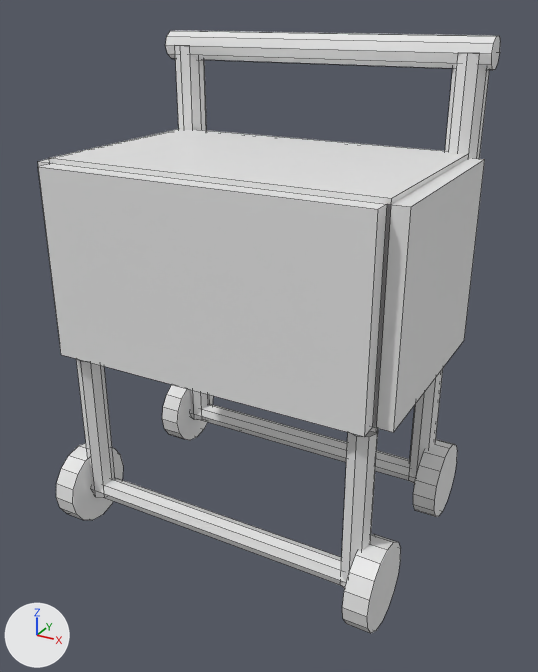
One commit to the FBX model assets/items/Shopping Cart.fbx: the scene before it, then after it.
Both versions are drawn from a camera (50 mm lens) standing at (1.15, -2.05, 0.74) and looking at (0.03, -0.02, -0.27). Lighting does not change. The marker at lower left points along +X, +Y and +Z. The older version comes first. Mesh edges are drawn as thin lines. Vertices at exactly the same position are counted once.

Before the edit, the objects in view are built like this:
```python
me_cube_191 = bpy.data.meshes.new('Cube.191')
me_cube_191.from_pydata(...)  # 316 vertices, 198 faces; spans x -0.6..0.6, y -0.47..0.45, z -0.97..0.7
me_cube_191.materials.append(mat_shopping_cart_mat_001)  # white #e7e7e7
ob_shopping_cart = bpy.data.objects.new('Shopping Cart', me_cube_191)
ob_shopping_cart.location = (0.0, 0.008, -0.036)
```
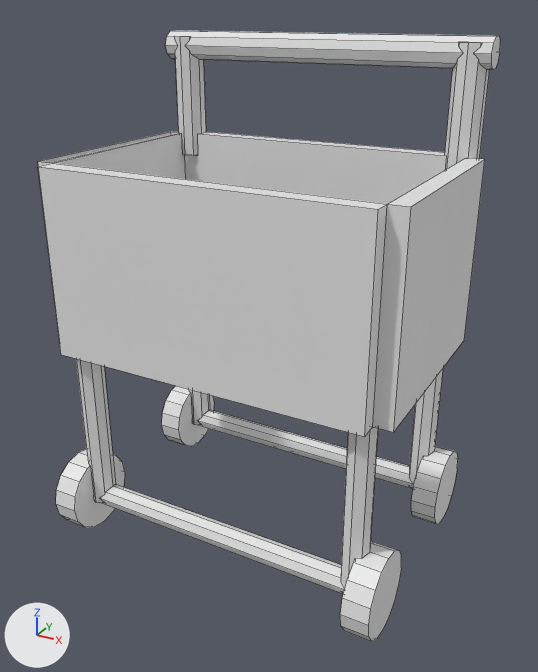
Where the change shows, as pixel boxes [x1, y1, x2, y2] in the pictures (538 x 672 px):
'Shopping Cart', reshaped, moved: before [38, 30, 500, 633]; after [38, 30, 500, 641]
part 1 of me_cube_191, rebuilt: before [38, 158, 485, 437]; after [38, 30, 500, 437]
part 2 of me_cube_191, added: after [162, 369, 458, 524]
part 3 of me_cube_191, added: after [56, 359, 401, 641]
part 4 of me_cube_191, deleted: before [175, 45, 206, 130]
part 5 of me_cube_191, deleted: before [166, 30, 500, 70]
part 6 of me_cube_191, deleted: before [445, 53, 489, 159]
part 7 of me_cube_191, deleted: before [49, 129, 468, 633]

Diff of the bpy script that builds the scene:
```diff
--- a/assets/items/Shopping Cart.fbx.py
+++ b/assets/items/Shopping Cart.fbx.py
@@ me_cube_191 @@
 # used by ob_shopping_cart; location = (0.0, 0.008, -0.036)
-me_cube_191.from_pydata(...)  # 316 vertices, 198 faces; spans x -0.6..0.6, y -0.47..0.45, z -0.97..0.7
+me_cube_191.from_pydata(...)  # 457 vertices, 244 faces; spans x -0.61..0.6, y -0.49..0.43, z -0.9..0.81
+# me_cube_191 part 1: the loose piece of 24 vertices spanning x -0.6..0.6, y -0.42..0.4, z -0.27..0.35 is rebuilt with 160 vertices and now spans x -0.6..0.6, y -0.44..0.41, z -0.17..0.81
+# me_cube_191 part 2: a new loose piece of 148 vertices spanning x -0.61..0.6, y 0.15..0.43, z -0.9..-0.18, in mat_shopping_cart_mat_001 (white #e7e7e7)
+# me_cube_191 part 3: a new loose piece of 148 vertices spanning x -0.61..0.6, y -0.49..-0.21, z -0.9..-0.18, in mat_shopping_cart_mat_001 (white #e7e7e7)
+# me_cube_191 part 4: the loose piece of 20 vertices spanning x -0.57..-0.47, y 0.32..0.43, z 0.32..0.66 is deleted
+# me_cube_191 part 5: the loose piece of 20 vertices spanning x -0.59..0.59, y 0.32..0.42, z 0.61..0.7 is deleted
+# me_cube_191 part 6: the loose piece of 20 vertices spanning x 0.47..0.57, y 0.32..0.43, z 0.32..0.66 is deleted
+# me_cube_191 part 7
+# 232 vertices are removed from x -0.6..0.6, y -0.47..0.45, z -0.97..0.36
+# 138 faces are deleted
+# 1 vertex is added at (-0.55, 0.32, -0.06)
 me_cube_191.materials.append(mat_shopping_cart_mat_001)
@@ ob_shopping_cart @@
 ob_shopping_cart = bpy.data.objects.new('Shopping Cart', me_cube_191)
-ob_shopping_cart.location = (0.0, 0.008, -0.036)
+ob_shopping_cart.location = (0.0, 0.029, -0.143)
```
